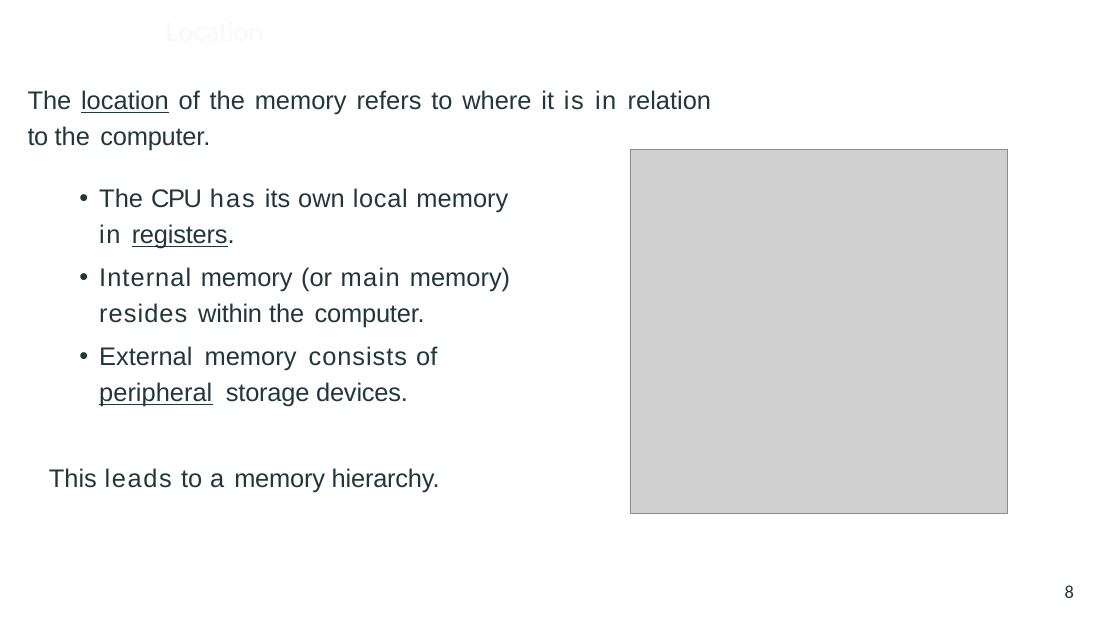
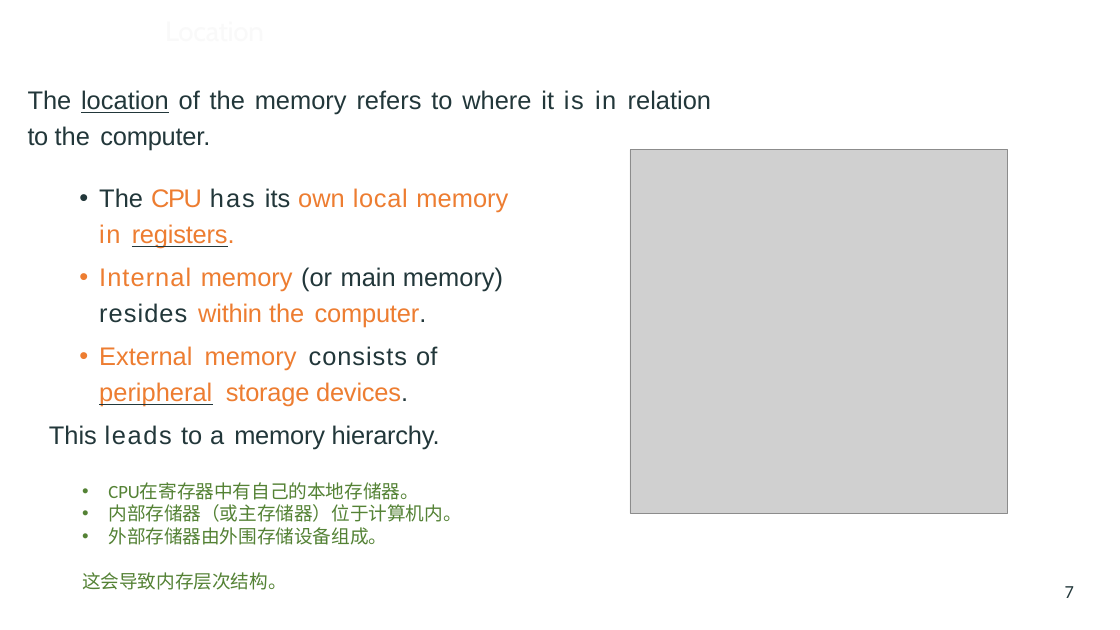
Before and after one commit to vcboy1/Leeds, a slide deck: slide 7 of 26fall/1860/Lecture/Week1.8/Lec 1.8.2 Memory.pptx (slide 8 before the commit). Drawn at 1120x630 pixels with LibreOffice and Linux fonts; fonts in the diff are those of the drawing; grey boxes stand for pictures. Boxes give left, top, right and bottom in pixels: in the first picture for what was removed or moved away, otherwise in the second. Text is boxed around its words. In the diff, an @@ line names an element or a change of style, - is before the commit and + after.

```diff
--- a/26fall/1860/Lecture/Week1.8/Lec 1.8.2 Memory.pptx
+++ b/26fall/1860/Lecture/Week1.8/Lec 1.8.2 Memory.pptx
@@ text at [99, 188, 508, 407]: text colour #22373A to #ED7D31 in "CPU own local memory in registers.", "Internal memory within the computer.", "External memory peripheral storage devices."; letter spacing 1.2 to 0 pt in "main" @@
@@ text added at [82, 483, 461, 590], 16 pt, text #548235 @@
+• CPU在寄存器中有自己的本地存储器。
+• 内部存储器（或主存储器）位于计算机内。
+• 外部存储器由外围存储设备组成。
+这会导致内存层次结构。
@@ page number at [1065, 586, 1074, 598]: text changed @@
-8
+7
```
Also in this commit, not shown: 18 other slides changed, 3 slides removed, 16 other files.
